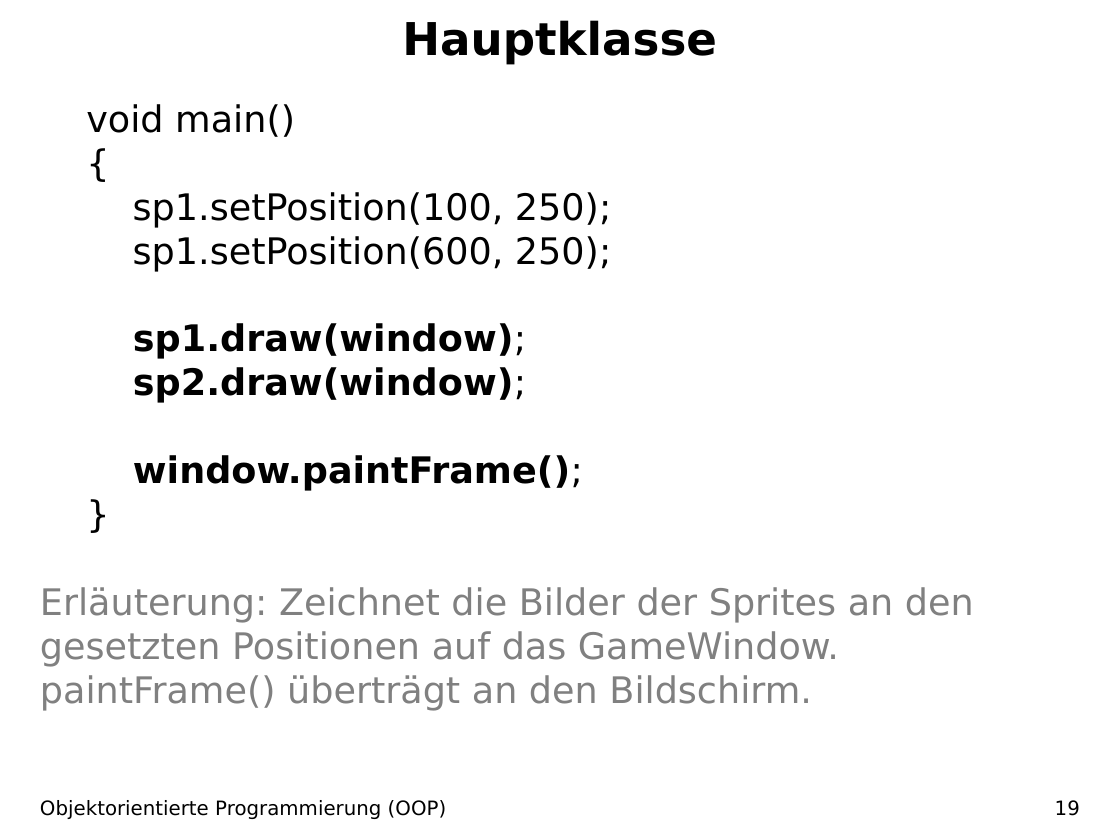
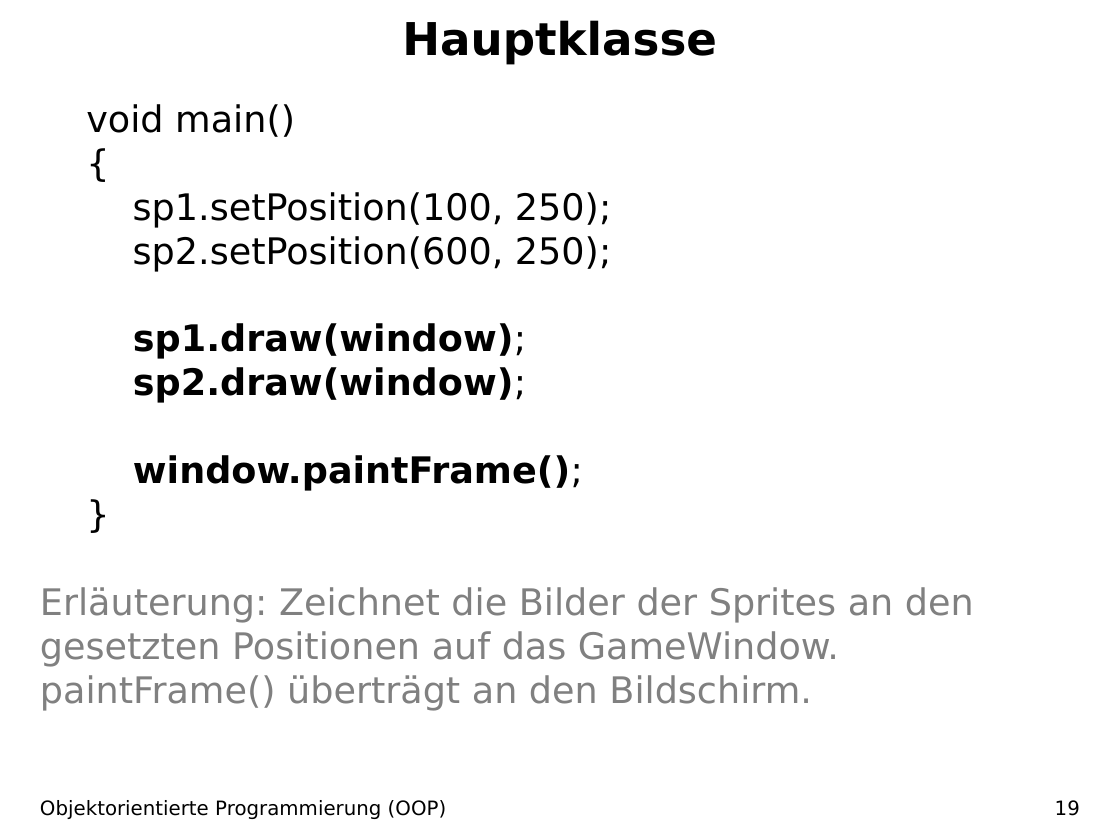
Before and after one commit to christianpothmann/Informatikunterricht, a slide deck: slide 19 of Java/01 OOP/Einführung OOP Source/13 GameWindow/PR GameWindow.odp. Drawn at 1120x840 pixels with LibreOffice and Linux fonts; fonts in the diff are those of the drawing. Boxes give left, top, right and bottom in pixels: in the first picture for what was removed or moved away, otherwise in the second. Text is boxed around its words. In the diff, an @@ line names an element or a change of style, - is before the commit and + after.

```diff
--- a/Java/01 OOP/Einführung OOP Source/13 GameWindow/PR GameWindow.odp
+++ b/Java/01 OOP/Einführung OOP Source/13 GameWindow/PR GameWindow.odp
@@ text at (133, 236, 611, 272): text changed @@
-sp1.setPosition(600, 250);
+sp2.setPosition(600, 250);
```
Also in this commit, not shown: 2 other slides changed, 52 other files.
